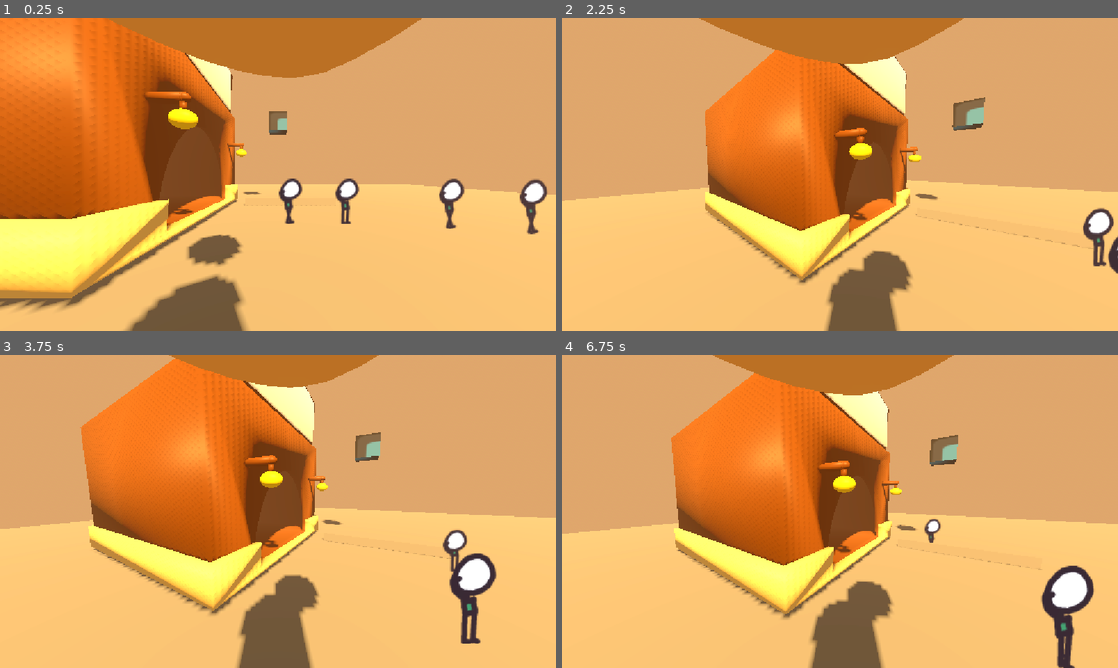
Above: before the commit, frames 1-4 (two rows, left to right).
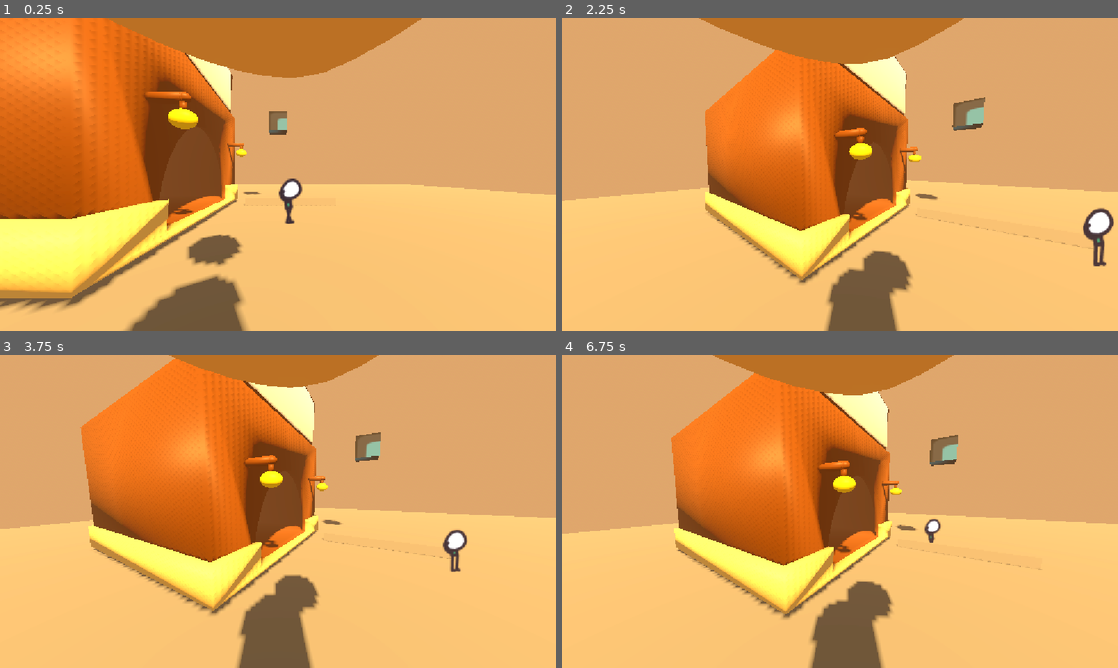
Above: after the commit, the same moments.

Repository: catbot109-blip/One-Roll
Game: Godot game, scene res://character_body_3d.tscn
Same seed, same stepped clock (60 frames per second), same inputs: the game is played once before the commit and once after it. The engine's default icon, where the game draws it, is replaced by a stand-in: a white triangle on a blue panel in a dark square.
Inputs (mouse positions are in pixels of both pictures, inside the frame that each line leads up to):
- Up to frame 1 (0.25 s): no input
- Up to frame 2 (2.25 s): tap Enter (ui_accept) at 0.5, 0.77, 1.52 s; move the mouse to (962, 158) at 0.52 s; hold Right (ui_right) 0.53-1.28 s; tap E (interact) at 0.6, 1.35 s; click (962, 158) at 0.67 s; move the mouse to (812, 174) at 1.27 s; hold Up (ui_up) from 1.28 s (still down); move the mouse to (851, 168) at 2.02 s; hold Shift from 2.03 s (still down)
- Up to frame 3 (3.75 s): keep holding Up (ui_up); tap E (interact) at 2.3, 2.85, 3.6 s; move the mouse to (272, 517) at 2.77 s; release Shift at 2.78 s; tap Enter (ui_accept) at 3.02 s; move the mouse to (316, 514) at 3.52 s
- Up to frame 4 (6.75 s): tap Enter (ui_accept) at 3.77, 4.52, 6.02 s; move the mouse to (795, 508) at 4.27 s; tap Shift at 4.35 s; tap E (interact) at 4.55, 5.1, 5.85 s; move the mouse to (845, 511) at 5.02 s; move the mouse to (817, 505) at 5.77 s; release Up (ui_up) at 5.78 s; hold Right (ui_right) 5.78-6.53 s; move the mouse to (867, 511) at 6.52 s; hold Up (ui_up) from 6.53 s (still down); hold Shift from 6.53 s (still down)

The runs differ from the first frame. In frame 1, 1.2% of the frame differs, in the area x 60-99%, y 51-70%; in frame 2, 0.2%; in frame 3, 1.3%; in frame 4, 1.7%, in the area x 86-96%, y 67-100%.

Commit message:
added speech above heaf

Diff:
--- a/character_body_3d.tscn
+++ b/character_body_3d.tscn
@@ -394,49 +394,8 @@
 billboard = 1
 sprite_frames = SubResource("SpriteFrames_i33xl")
 animation = &"idle"
-frame_progress = 0.53357744
-
-[node name="Citizen2" type="CharacterBody3D" parent="." unique_id=669729360]
-transform = Transform3D(1, 0, 0, 0, 1, 0, 0, 0, 1, 2.2747371, 0.11779785, 0)
-script = ExtResource("7_ew7rt")
-
-[node name="CollisionShape3D" type="CollisionShape3D" parent="Citizen2" unique_id=883239820]
-transform = Transform3D(1, 0, 0, 0, 1, 0, 0, 0, 1, 0, 0.556, 0.034)
-shape = SubResource("BoxShape3D_nrhr1")
-
-[node name="AnimatedSprite3D" type="AnimatedSprite3D" parent="Citizen2" unique_id=666486345]
-transform = Transform3D(0.5, 0, 0, 0, 0.5, 0, 0, 0, 0.5, 0, 0.576, 0)
+frame_progress = 0.43557668
+
+[node name="Label3D" type="Label3D" parent="Citizen" unique_id=1571107136]
+transform = Transform3D(1, 0, 0, 0, 1, 0, 0, 0, 1, 0, 1.4078565, 0)
 billboard = 1
-sprite_frames = SubResource("SpriteFrames_i33xl")
-animation = &"idle"
-frame_progress = 0.7743714
-
-[node name="Citizen3" type="CharacterBody3D" parent="." unique_id=459806617]
-transform = Transform3D(1, 0, 0, 0, 1, 0, 0, 0, 1, 4.358201, 0.11779785, 0)
-script = ExtResource("7_ew7rt")
-
-[node name="CollisionShape3D" type="CollisionShape3D" parent="Citizen3" unique_id=691663491]
-transform = Transform3D(1, 0, 0, 0, 1, 0, 0, 0, 1, 0, 0.556, 0.034)
-shape = SubResource("BoxShape3D_nrhr1")
-
-[node name="AnimatedSprite3D" type="AnimatedSprite3D" parent="Citizen3" unique_id=1196476552]
-transform = Transform3D(0.5, 0, 0, 0, 0.5, 0, 0, 0, 0.5, 0, 0.576, 0)
-billboard = 1
-sprite_frames = SubResource("SpriteFrames_i33xl")
-animation = &"idle"
-frame_progress = 0.7743714
-
-[node name="Citizen4" type="CharacterBody3D" parent="." unique_id=2144382702]
-transform = Transform3D(1, 0, 0, 0, 1, 0, 0, 0, 1, 6.361061, 0.11779785, 0)
-script = ExtResource("7_ew7rt")
-
-[node name="CollisionShape3D" type="CollisionShape3D" parent="Citizen4" unique_id=1494419411]
-transform = Transform3D(1, 0, 0, 0, 1, 0, 0, 0, 1, 0, 0.556, 0.034)
-shape = SubResource("BoxShape3D_nrhr1")
-
-[node name="AnimatedSprite3D" type="AnimatedSprite3D" parent="Citizen4" unique_id=718939276]
-transform = Transform3D(0.5, 0, 0, 0, 0.5, 0, 0, 0, 0.5, 0, 0.576, 0)
-billboard = 1
-sprite_frames = SubResource("SpriteFrames_i33xl")
-animation = &"idle"
-frame_progress = 0.7743714
--- a/citizen.gd
+++ b/citizen.gd
@@ -9,19 +9,34 @@
 @export var wait_time_min: float = 1.5
 @export var wait_time_max: float = 4.0
 
+@export var interact_cooldown: float = 1.0
+
 @onready var sprite: AnimatedSprite3D = $AnimatedSprite3D
+@onready var label: Label3D = $Label3D
 
 var start_position: Vector3
 var target_position: Vector3
 var wait_timer: float = 0.0
 var is_waiting: bool = true
 
+var cooldown_timer: float = 0.0
+var dialogue_display_time: float = 0.0
+
 func _ready() -> void:
 	sprite.play("idle")
+	label.text = ""
 	start_position = global_position
 	_pick_new_target()
 
 func _physics_process(delta: float) -> void:
+	if cooldown_timer > 0.0:
+		cooldown_timer -= delta
+
+	if dialogue_display_time > 0.0:
+		dialogue_display_time -= delta
+		if dialogue_display_time <= 0.0:
+			label.text = ""
+
 	if is_waiting:
 		wait_timer -= delta
 		velocity = Vector3.ZERO
@@ -32,19 +47,16 @@
 		direction.y = 0.0
 
 		if direction.length() < 0.2:
-			# Reached target, start waiting
 			is_waiting = true
 			wait_timer = randf_range(wait_time_min, wait_time_max)
 			velocity = Vector3.ZERO
 		else:
 			direction = direction.normalized()
 			velocity = direction * move_speed
-			# Face movement direction (rotate the whole body)
 			look_at(global_position + direction, Vector3.UP)
 
 	move_and_slide()
 
-	# Switch animation based on movement speed
 	if velocity.length() > 0.1:
 		if sprite.animation != "walk":
 			sprite.play("walk")
@@ -61,7 +73,18 @@
 	target_position = start_position + random_offset
 	is_waiting = false
 
+func can_interact() -> bool:
+	return cooldown_timer <= 0.0
+
 func interact() -> String:
+	if not can_interact():
+		return ""
+
+	var line: String = ""
 	if dialogue_lines.size() > 0:
-		return dialogue_lines[randi() % dialogue_lines.size()]
-	return "..."
+		line = dialogue_lines[randi() % dialogue_lines.size()]
+
+	label.text = line
+	dialogue_display_time = 3.0
+	cooldown_timer = interact_cooldown
+	return line
